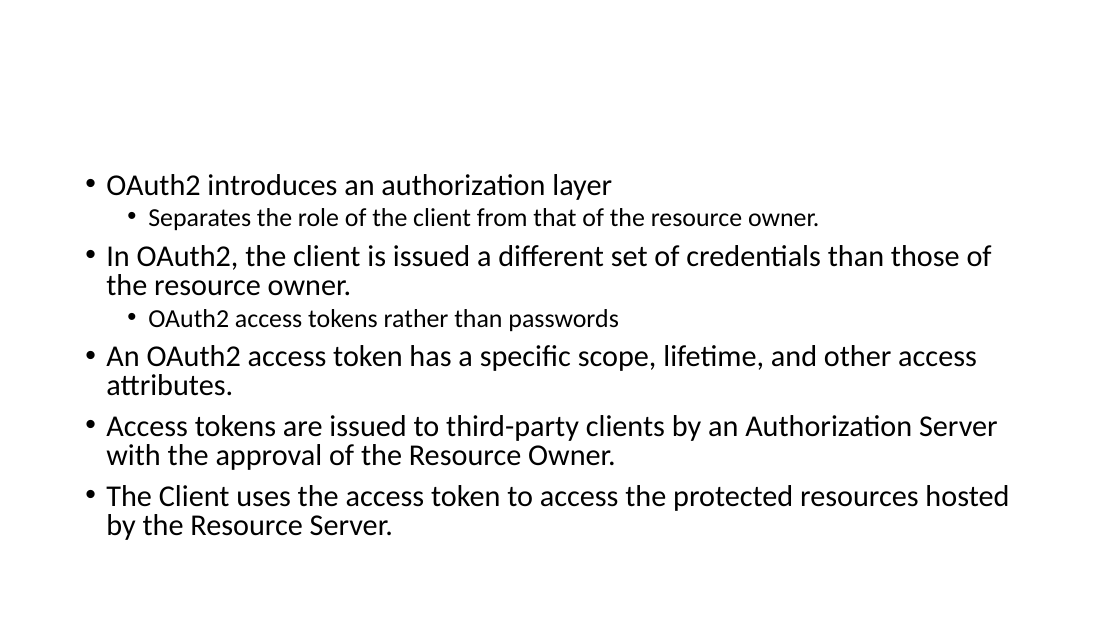
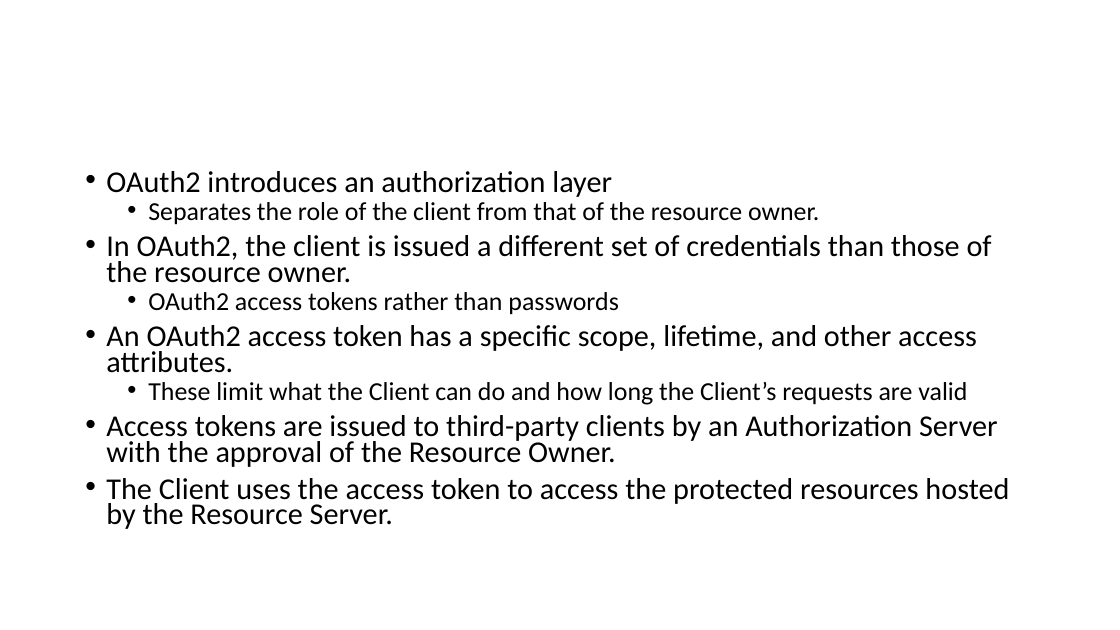
Before and after one commit to airavata-courses/airavata-courses.github.io, a slide deck: slide 17 of fall2017/slides/Fall2017-OAuth2-OIDC.pptx (slide 15 before the commit). Drawn at 1120x630 pixels with LibreOffice and Linux fonts; fonts in the diff are those of the drawing. Boxes give left, top, right and bottom in pixels: in the first picture for what was removed or moved away, otherwise in the second. Text is boxed around its words. In the diff, an @@ line names an element or a change of style, - is before the commit and + after.

Commit message:
OAuth2 lecture slides

```diff
--- a/fall2017/slides/Fall2017-OAuth2-OIDC.pptx
+++ b/fall2017/slides/Fall2017-OAuth2-OIDC.pptx
@@ text at bbox=[106, 171, 1009, 529]: line spacing 0.8 to 0.7 @@
@@ text at bbox=[148, 382, 967, 405]: paragraph added @@
+  • These limit what the Client can do and how long the Client’s requests are valid
```
Also in this commit, not shown: 15 other slides changed, 15 slides added, 1 slide removed, 2 other files.
